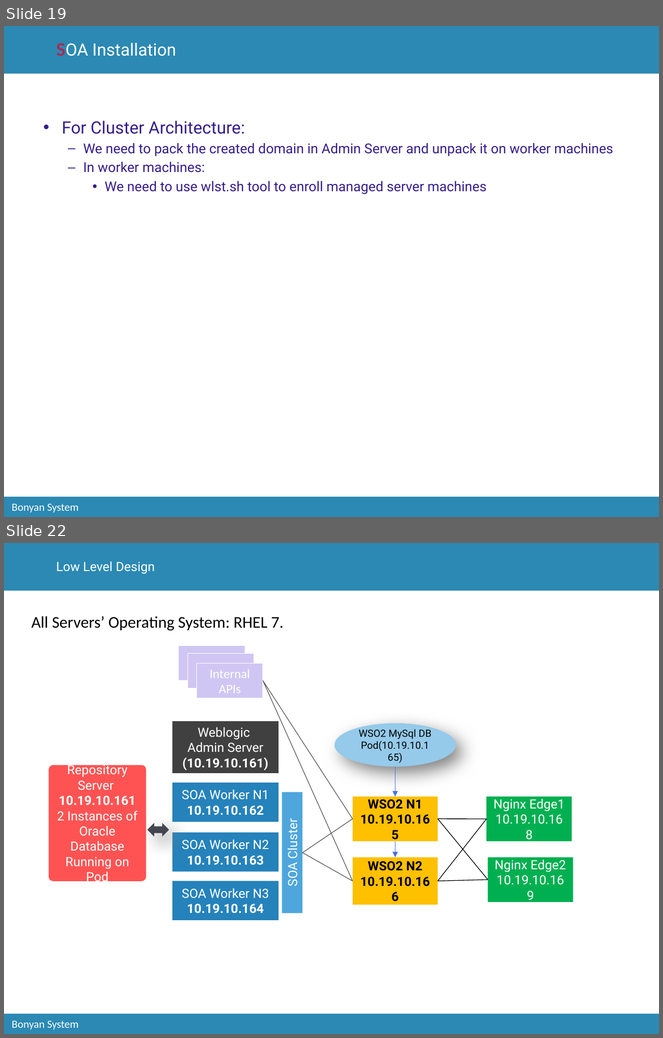
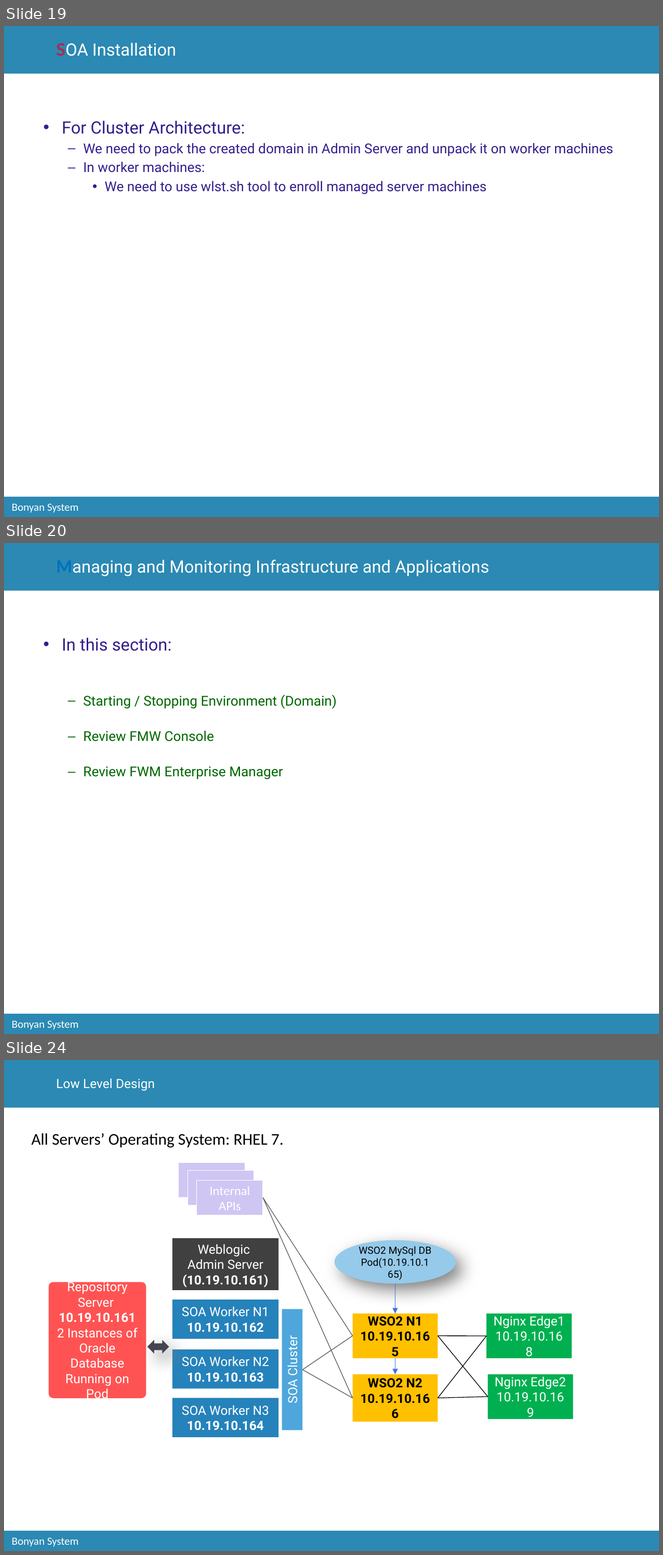
Before and after one commit to catcry/soaTraining, a slide deck: Presentation/soaTrainingPresentation.pptx. Shown one above the other, each under a label of ours: slides 19 and 22 before the commit, slides 19, 20 and 24 after it; the slides between them are not shown. The pictures are 663x1038 and 663x1555 pixels, drawn with LibreOffice and Linux fonts; fonts in the diff are those of the drawing; background and template pictures are left out. Boxes give left, top, right and bottom in pixels: in the first picture for what was removed or moved away, otherwise in the second. Text is boxed around its words. In the diff, an @@ line names an element or a change of style, - is before the commit and + after.

```diff
--- a/Presentation/soaTrainingPresentation.pptx
+++ b/Presentation/soaTrainingPresentation.pptx
@@ slide 20 added at [4, 543, 659, 1034], background #FFFFFF; not listed: 3 template elements that a slide beside it also shows @@
@@ title added at [56, 560, 489, 576], 18.8 pt, text #FFFFFF @@
+Managing and Monitoring Infrastructure and Applications
@@ text added at [62, 638, 337, 780], 15 pt, text #006600 @@
+• In this section:
+  – Starting / Stopping Environment (Domain)
+  – Review FMW Console
+  – Review FWM Enterprise Manager
@@ what was slide 22 is now slide 24 @@
```
Also in this commit, not shown: 1 slide changed, 2 other slides added, 1 slide removed.
